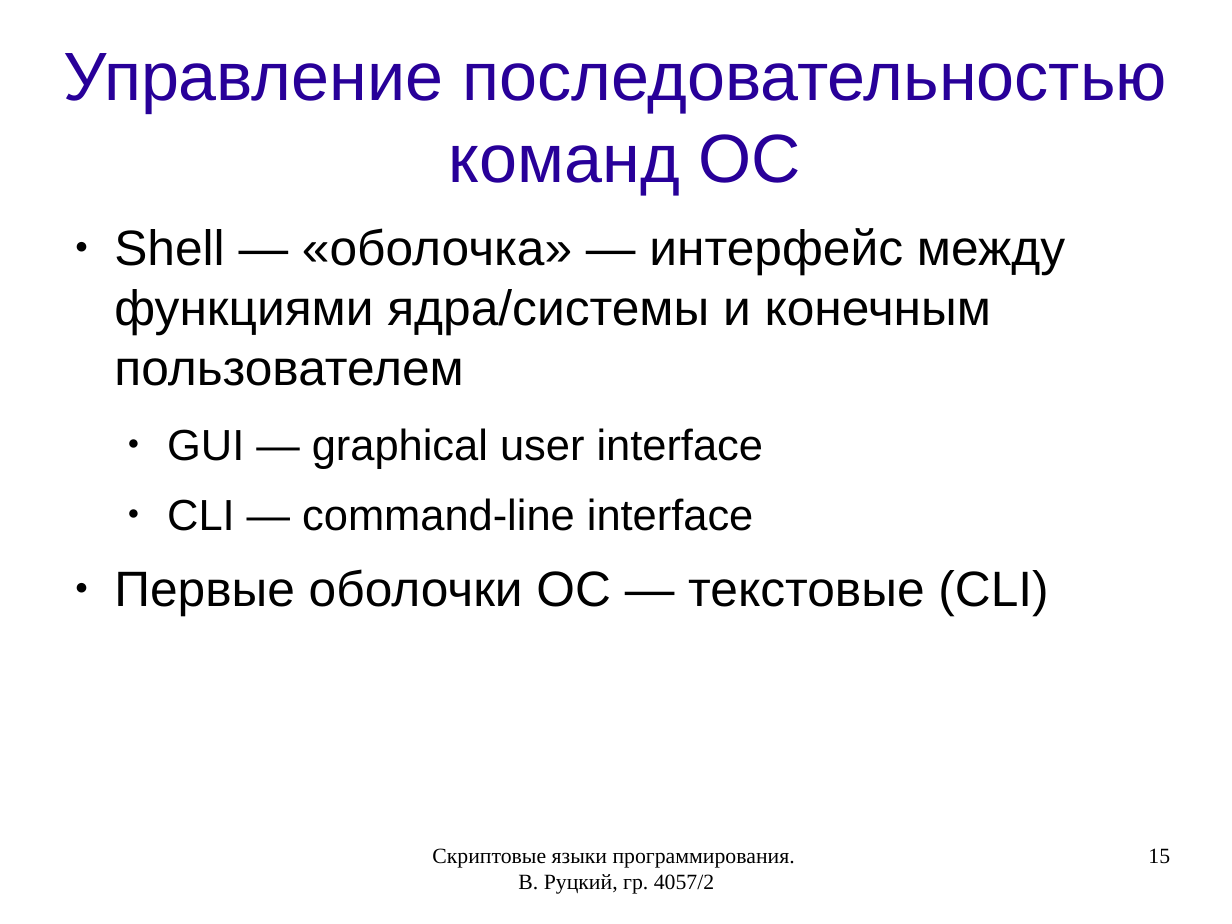
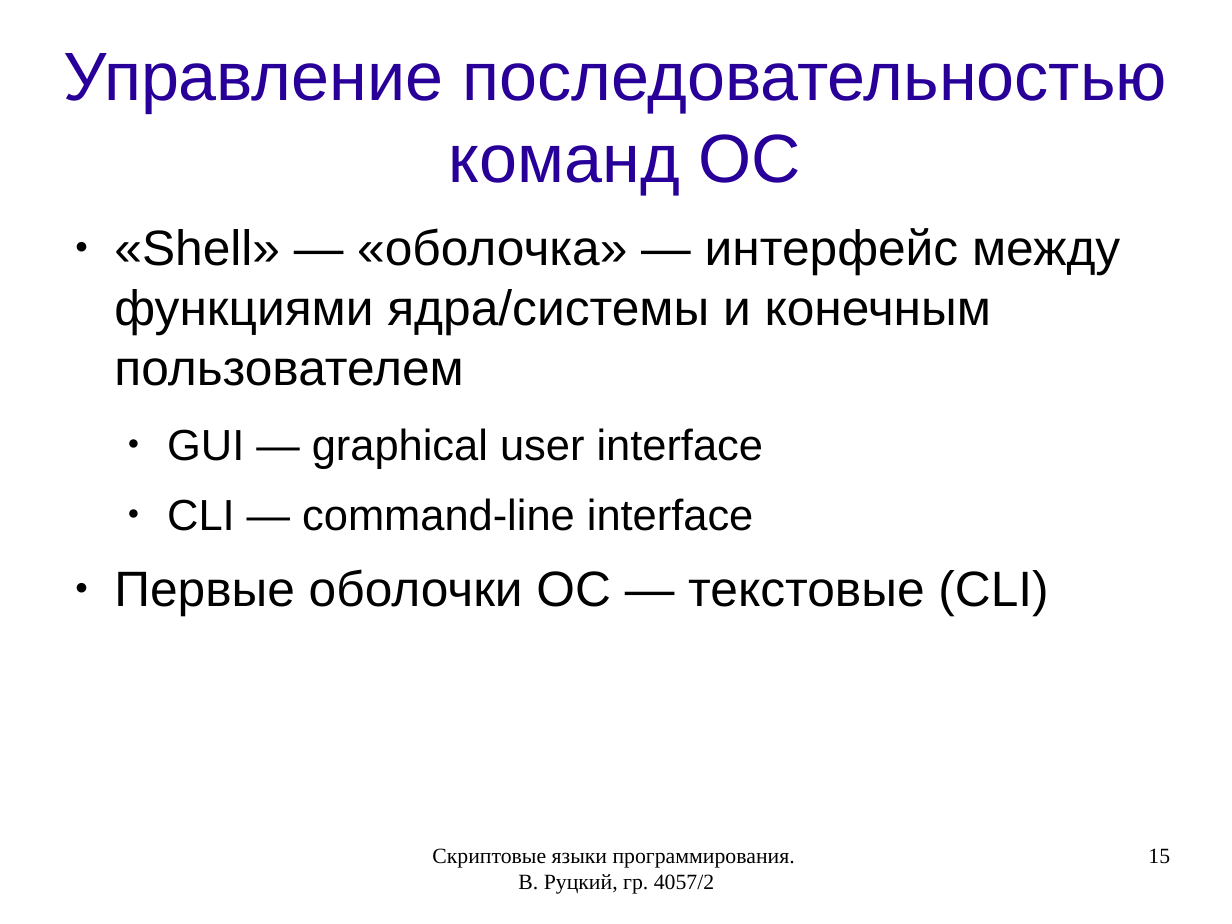
Before and after one commit to rutsky/semester07, a slide deck: slide 15 of Operation_systems/scripting_languages/40572_Rutsky_Scripting_languages.odp. Drawn at 1232x924 pixels with LibreOffice and Linux fonts; fonts in the diff are those of the drawing. Boxes give left, top, right and bottom in pixels: in the first picture for what was removed or moved away, otherwise in the second. Text is boxed around its words. In the diff, an @@ line names an element or a change of style, - is before the commit and + after.

```diff
--- a/Operation_systems/scripting_languages/40572_Rutsky_Scripting_languages.odp
+++ b/Operation_systems/scripting_languages/40572_Rutsky_Scripting_languages.odp
@@ text at (x1=114, y1=228, x2=1120, y2=386): text changed @@
-● Shell — «оболочка» — интерфейс между функциями ядра/системы и конечным пользователем
+● «Shell» — «оболочка» — интерфейс между функциями ядра/системы и конечным пользователем
```
Also in this commit, not shown: 8 other slides changed, 16 slides added.
